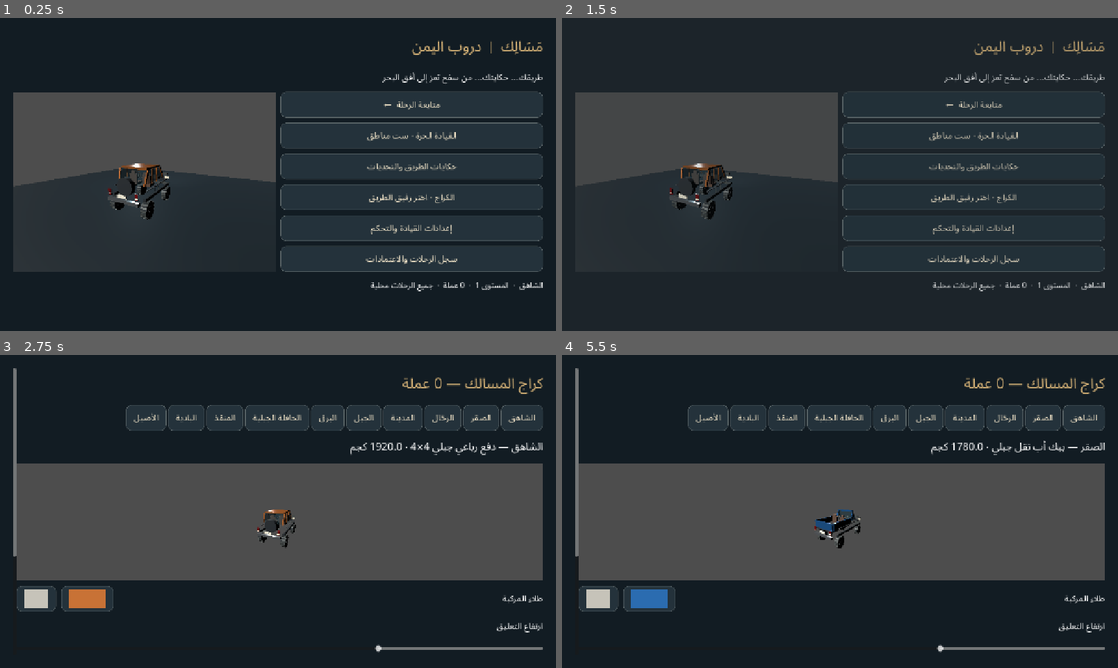
Above: before the commit, frames 1-4 (two rows, left to right).
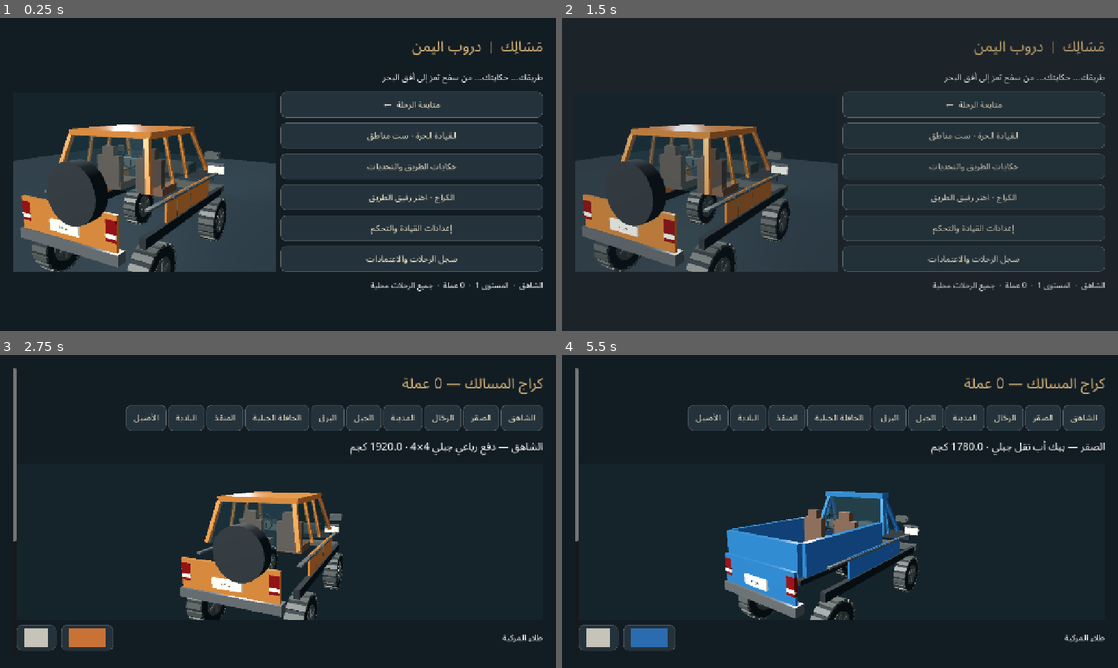
Above: after the commit, the same moments.

Repository: mohmedali23182-jpg/Car-game
Game: Godot game, scene res://scenes/menus/MainMenu.tscn
Same seed, same stepped clock (60 frames per second), same inputs: the game is played once before the commit and once after it.
Inputs (mouse positions are in pixels of both pictures, inside the frame that each line leads up to):
- Up to frame 1 (0.25 s): no input
- Up to frame 2 (1.5 s): click "القيادة الحرة · ست مناطق" at 0.5 s; click "رجوع" at 1.25 s
- Up to frame 3 (2.75 s): click "الكراج · اختر رفيق الطريق" at 2 s
- Up to frame 4 (5.5 s): move the mouse to (962, 495) at 2.77 s; hold D 2.78-3.5 s; hold H 2.78-3.5 s; click (962, 495) at 2.92 s; tap Space at 3.02 s; drag from (728, 527) to (812, 574) at 3.52 s; click "الشاهق" at 4.25 s; click "الصقر" at 5 s

The runs differ from the first frame. In frame 1, 22% of the frame differs, in the area x 2-50%, y 23-82%; in frame 2, 17%; in frame 3, 38%; in frame 4, 39%, in the area x 2-98%, y 34-96%.

Commit message:
fix(presentation): adapt cockpit camera restore driving view and improve vehicle studio framing

Diff:
--- a/Masalik-3D/scripts/core/camera_controller.gd
+++ b/Masalik-3D/scripts/core/camera_controller.gd
@@ -19,6 +19,14 @@
 	if not is_instance_valid(target_vehicle): return
 	var pos := target_vehicle.global_position
 	var offset: Vector3=offsets[current_view]
+	if current_view==2 and target_vehicle is RaycastVehicleBody:
+		var spec: Dictionary=target_vehicle.spec
+		var length := float(spec.wheelbaseM)+1.45
+		var bus: bool=spec.id=="hafilat"
+		var truck: bool=spec.id=="jabal"
+		var roof := 1.03 if spec.id=="madina" else (0.87 if spec.id=="barq" else (1.95 if bus else 1.46))
+		var cabin_front := -length*0.5+length*(0.06 if bus or truck else 0.28)
+		offset=Vector3(-float(spec.trackWidthM)*0.22,minf(1.4,roof-0.16),cabin_front+1.65)
 	if current_view==5 or photo:
 		offset=Vector3(sin(orbit.x)*cos(orbit.y),sin(clampf(orbit.y,-0.1,1.4)),cos(orbit.x)*cos(orbit.y))*orbit_distance
 	var forward := -target_vehicle.global_basis.z
--- a/Masalik-3D/scripts/core/game_session.gd
+++ b/Masalik-3D/scripts/core/game_session.gd
@@ -19,6 +19,7 @@
 var capture_clock := 0.0
 var instruments: DrivingInstruments
 var starting_parked := true
+var photo_previous_view := 0
 var mini_map: MasalikMap
 func _ready() -> void:
 	world=MasalikWorld.new();add_child(world)
@@ -141,7 +142,10 @@
 	var v := MasalikUI.panel(hud,title);overlay=v.get_parent().get_parent();return v
 func resume() -> void:
 	if is_instance_valid(overlay): overlay.queue_free()
-	controls.editing=false;controls.reset_input();controls.show();top.show();status.show();navigation.show();mini_map.show();instruments.show();hud.get_node("GearControls").show();get_tree().paused=false;camera.photo=false
+	controls.editing=false;controls.reset_input();controls.show();top.show();status.show();navigation.show();mini_map.show();instruments.show();hud.get_node("GearControls").show();get_tree().paused=false
+	if camera.photo:
+		camera.current_view=photo_previous_view;camera.process_mode=Node.PROCESS_MODE_INHERIT
+	camera.photo=false
 func utility_menu() -> void:
 	if is_instance_valid(overlay): return
 	var v := show_panel("أدوات الرحلة")
@@ -204,7 +208,7 @@
 	MasalikUI.button(v,"متابعة القيادة",resume)
 func photo_mode() -> void:
 	var v := show_panel("التصوير — اسحب الشاشة لتدوير الكاميرا")
-	camera.photo=true;camera.current_view=5;camera.process_mode=Node.PROCESS_MODE_ALWAYS
+	photo_previous_view=camera.current_view;camera.photo=true;camera.current_view=5;camera.process_mode=Node.PROCESS_MODE_ALWAYS
 	MasalikUI.slider(v,"التقريب",camera.orbit_distance,2,40,func(value: float): camera.orbit_distance=value)
 	MasalikUI.button(v,"التقاط صورة محلية",func():
 		overlay.hide();await RenderingServer.frame_post_draw
--- a/Masalik-3D/scripts/core/main_menu.gd
+++ b/Masalik-3D/scripts/core/main_menu.gd
@@ -31,9 +31,9 @@
 	MasalikUI.button(actions,"سجل الرحلات والاعتمادات",credits)
 	var preview_holder := SubViewportContainer.new();preview_holder.custom_minimum_size=Vector2(540,360);preview_holder.size_flags_horizontal=Control.SIZE_EXPAND_FILL;preview_holder.stretch=true;row.add_child(preview_holder)
 	preview=SubViewport.new();preview.size=Vector2i(750,440);preview.own_world_3d=true;preview_holder.add_child(preview)
-	var world_root := Node3D.new();preview.add_child(world_root)
+	var world_root := Node3D.new();preview.add_child(world_root);studio_environment(world_root)
 	display_car=VehicleVisual.new();world_root.add_child(display_car);display_car.build(VehicleFleetRegistry.get_spec(selected),PersistenceManager.save_data.vehicle_customizations.get(selected,{}))
-	var cam := Camera3D.new();cam.position=Vector3(4,2.4,5.8);world_root.add_child(cam);cam.look_at(Vector3(0,0.5,0));cam.current=true
+	var cam := Camera3D.new();cam.fov=32;cam.position=Vector3(3.5,1.9,4.8);world_root.add_child(cam);cam.look_at(Vector3(0,0.5,0));cam.current=true
 	var light := DirectionalLight3D.new();light.rotation_degrees=Vector3(-35,-30,0);light.light_energy=1.5;world_root.add_child(light)
 	var fill := OmniLight3D.new();fill.position=Vector3(-3,3,-3);fill.omni_range=15;fill.light_color=Color("a9c4cf");fill.light_energy=2;world_root.add_child(fill)
 	var floor_mesh := MeshInstance3D.new();var plane := PlaneMesh.new();plane.size=Vector2(25,25);floor_mesh.mesh=plane;floor_mesh.position.y=-0.96
@@ -87,16 +87,16 @@
 		MasalikUI.button(row,s.nameAr,func(): selected=id;garage())
 	var spec: Dictionary=VehicleFleetRegistry.get_spec(selected)
 	MasalikUI.label(content,spec.titleAr+" · "+str(spec.baseMassKg)+" كجم",24)
-	var container := SubViewportContainer.new();container.custom_minimum_size=Vector2(700,270);container.stretch=true;content.add_child(container)
+	var container := SubViewportContainer.new();container.custom_minimum_size=Vector2(700,360);container.stretch=true;content.add_child(container)
 	container.gui_input.connect(func(event: InputEvent):
 		if event is InputEventScreenDrag: display_car.rotation.y+=event.relative.x*0.01;rotate_preview=false
 		if event is InputEventMouseMotion and Input.is_mouse_button_pressed(MOUSE_BUTTON_LEFT): display_car.rotation.y+=event.relative.x*0.01;rotate_preview=false)
 	preview=SubViewport.new();preview.size=Vector2i(1000,300);preview.own_world_3d=true;container.add_child(preview)
-	var root := Node3D.new();preview.add_child(root)
+	var root := Node3D.new();preview.add_child(root);studio_environment(root)
 	display_car=VehicleVisual.new();root.add_child(display_car)
 	var custom: Dictionary=PersistenceManager.save_data.vehicle_customizations.get(selected,{})
 	display_car.build(spec,custom)
-	var cam := Camera3D.new();cam.position=Vector3(4,2.4,5.5);root.add_child(cam);cam.look_at(Vector3(0,0.5,0));cam.current=true
+	var cam := Camera3D.new();cam.fov=32;cam.position=Vector3(3.5,1.9,4.8);root.add_child(cam);cam.look_at(Vector3(0,0.5,0));cam.current=true
 	var light := DirectionalLight3D.new();light.rotation_degrees=Vector3(-45,-30,0);light.light_energy=2;root.add_child(light)
 	var fill := OmniLight3D.new();fill.position=Vector3(-3,3,-2);fill.omni_range=20;root.add_child(fill)
 	var paint_row := HBoxContainer.new();content.add_child(paint_row)
@@ -161,3 +161,7 @@
 	MasalikUI.button(content,"رجوع",home)
 func _process(delta: float) -> void:
 	if is_instance_valid(display_car) and rotate_preview: display_car.rotation.y+=delta*0.35
+
+func studio_environment(parent: Node3D) -> void:
+	var env := Environment.new();env.background_mode=Environment.BG_COLOR;env.background_color=Color("15232b");env.ambient_light_source=Environment.AMBIENT_SOURCE_COLOR;env.ambient_light_color=Color("b3c2c5");env.ambient_light_energy=0.7;env.tonemap_mode=Environment.TONE_MAPPER_FILMIC
+	var world := WorldEnvironment.new();world.environment=env;parent.add_child(world)
--- a/Masalik-3D/scripts/input/driving_controls.gd
+++ b/Masalik-3D/scripts/input/driving_controls.gd
@@ -90,7 +90,10 @@
 	return true
 func max_angle() -> float: return deg_to_rad(float(PersistenceManager.save_data.wheel_angle))
 func _process(delta: float) -> void:
-	if editing: return
+	if editing:
+		for key in captions:
+			var rect := rect_for(key);captions[key].position=rect.position+Vector2(0,rect.size.y-4);captions[key].size=Vector2(rect.size.x,25)
+		queue_redraw();return
 	if wheel_finger==-1: wheel_angle=move_toward(wheel_angle,0,delta*float(PersistenceManager.save_data.steering_return))
 	var actions: Array=pointers.values()
 	var key_left := Input.is_physical_key_pressed(KEY_A) or Input.is_physical_key_pressed(KEY_LEFT)
@@ -116,7 +119,8 @@
 	brake=move_toward(brake,target_brake,delta*9)
 	handbrake=actions.has("hand") or Input.is_physical_key_pressed(KEY_H)
 	if not Input.get_connected_joypads().is_empty():
-		throttle=maxf(throttle,maxf(0,Input.get_joy_axis(0,JOY_AXIS_TRIGGER_RIGHT)))
+		var trigger := maxf(0,Input.get_joy_axis(0,JOY_AXIS_TRIGGER_RIGHT))
+		if trigger>absf(throttle): throttle=trigger*(-1.0 if reverse else 1.0)
 		brake=maxf(brake,maxf(0,Input.get_joy_axis(0,JOY_AXIS_TRIGGER_LEFT)))
 	for key in captions:
 		var rect := rect_for(key);var l: Label=captions[key]
--- a/Masalik-3D/scripts/vehicles/vehicle_visual.gd
+++ b/Masalik-3D/scripts/vehicles/vehicle_visual.gd
@@ -14,7 +14,7 @@
 	return m
 func build(s: Dictionary, custom: Dictionary = {}) -> void:
 	spec=s
-	paint=material(str(custom.get("paint",s.defaultPaintHex)),0.65,0.26)
+	paint=material(str(custom.get("paint",s.defaultPaintHex)),0.38,0.31)
 	var glass := material("253e47",0.3,0.16);glass.transparency=BaseMaterial3D.TRANSPARENCY_ALPHA;glass.albedo_color.a=0.40
 	var black := material("161d22",0.1,0.83)
 	var silver := material(str(custom.get("rim","a7adb2")),0.85,0.24)
@@ -40,8 +40,10 @@
 		Vector4(front+length*0.25,half,0.03,belt),
 		Vector4(rear-0.26,half,0.04,belt),
 		Vector4(rear,half*0.90,0.08,belt*0.84)],paint)
+	part(Vector3(width*0.91,belt*0.82,0.055),Vector3(0,belt*0.46,rear+0.018),paint)
 	# Dark sill and chrome bumper strips separate the body panels.
 	for side in [-1.0,1.0]:
+		part(Vector3(0.045,belt*0.72,float(s.wheelbaseM)*0.68),Vector3(side*(half+0.005),belt*0.43,0.05),paint)
 		part(Vector3(0.10,0.16,length*0.8),Vector3(side*(half+0.01),0.08,0),black)
 		part(Vector3(0.08,0.035,length*0.7),Vector3(side*(half+0.015),belt*0.75,0.1),silver)
 		part(Vector3(0.25,0.13,0.14),Vector3(side*(half+0.10),belt+0.3,front+length*0.31),trim)
@@ -147,7 +149,7 @@
 	st.generate_normals();var mi := MeshInstance3D.new();mi.mesh=st.commit();mi.material_override=mat;add_child(mi)
 func beam(a: Vector3,b: Vector3, thickness: float,mat: Material) -> void:
 	var node := MeshInstance3D.new();var mesh := BoxMesh.new();mesh.size=Vector3(thickness,a.distance_to(b),thickness);node.mesh=mesh;node.position=(a+b)*0.5;node.material_override=mat;add_child(node)
-	if absf((b-a).normalized().dot(Vector3.FORWARD))<0.98: node.basis=Basis.looking_at((b-a).normalized(),Vector3.FORWARD).rotated(Vector3.RIGHT,PI/2)
+	node.quaternion=Quaternion(Vector3.UP,(b-a).normalized())
 func part(size: Vector3,pos: Vector3,mat: Material) -> void: part_on(self,size,pos,mat)
 func part_on(parent: Node3D,size: Vector3,pos: Vector3,mat: Material) -> void:
 	var mi := MeshInstance3D.new();var box := BoxMesh.new();box.size=size;mi.mesh=box;mi.position=pos;mi.material_override=mat;parent.add_child(mi)
--- a/Masalik-3D/tests/ui_smoke.gd
+++ b/Masalik-3D/tests/ui_smoke.gd
@@ -19,6 +19,9 @@
 	game.pause_menu();await get_tree().process_frame;game.resume();await get_tree().process_frame
 	game.pause_menu();await get_tree().process_frame;game.control_studio();await get_tree().process_frame;game.resume();await get_tree().process_frame
 	game.map_screen();await get_tree().process_frame;game.resume();await get_tree().process_frame
+	var previous_view: int=game.camera.current_view
 	game.photo_mode();await get_tree().process_frame;game.resume();await get_tree().process_frame
+	if game.camera.current_view!=previous_view: push_error("Photo mode failed to restore driving camera");get_tree().quit(1);return
+	print("UI PASS photo mode restores previous camera")
 	get_tree().paused=false;game.queue_free();await get_tree().process_frame;await get_tree().process_frame
 	print("UI SMOKE FINISHED");get_tree().quit()
